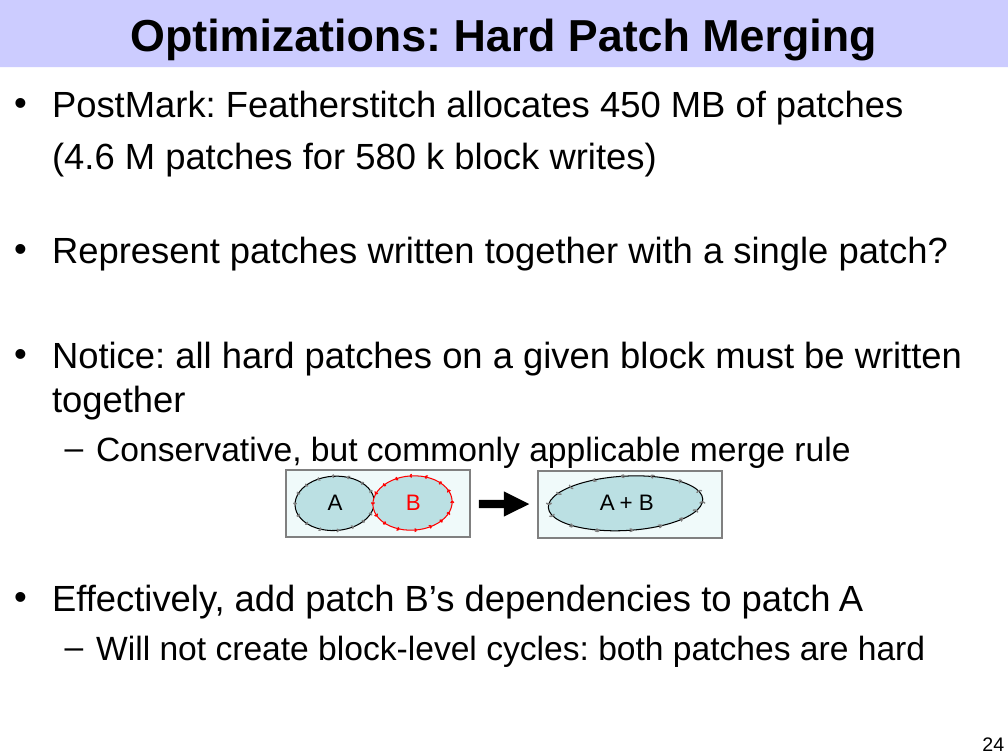
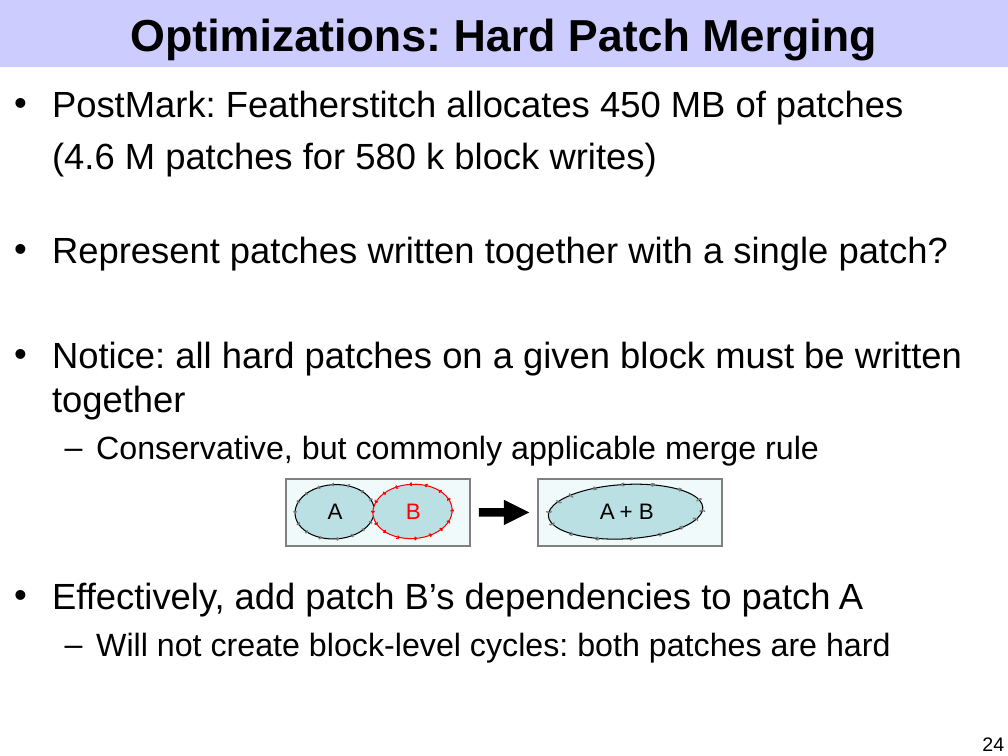
Before and after one commit to ucla-readable/fstitch-doc, a slide deck: slide 24 of sosp/pres.ppt. Drawn at 1008x756 pixels with LibreOffice and Linux fonts; fonts in the diff are those of the drawing. Boxes give left, top, right and bottom in pixels: in the first picture for what was removed or moved away, otherwise in the second. Text is boxed around its words. In the diff, an @@ line names an element or a change of style, - is before the commit and + after.

```diff
--- a/sosp/pres.ppt
+++ b/sosp/pres.ppt
@@ text at <box>96,435,890,663</box>: size 24 to 23 pt in "Conservative, but commonly applicable merge rule", "Will not create block-level cycles: both patches ..." @@
@@ 48 freeform shapes, 3 texts, 3 ellipses, 2 rectangles, 1 arrow: place and size @@
-48 freeform shapes, 3 texts, 3 ellipses, 2 rectangles, 1 arrow at <box>285,471,722,537</box>
+48 freeform shapes, 3 texts, 3 ellipses, 2 rectangles, 1 arrow at <box>285,479,722,545</box>
```
Also in this commit, not shown: 14 other slides changed.
